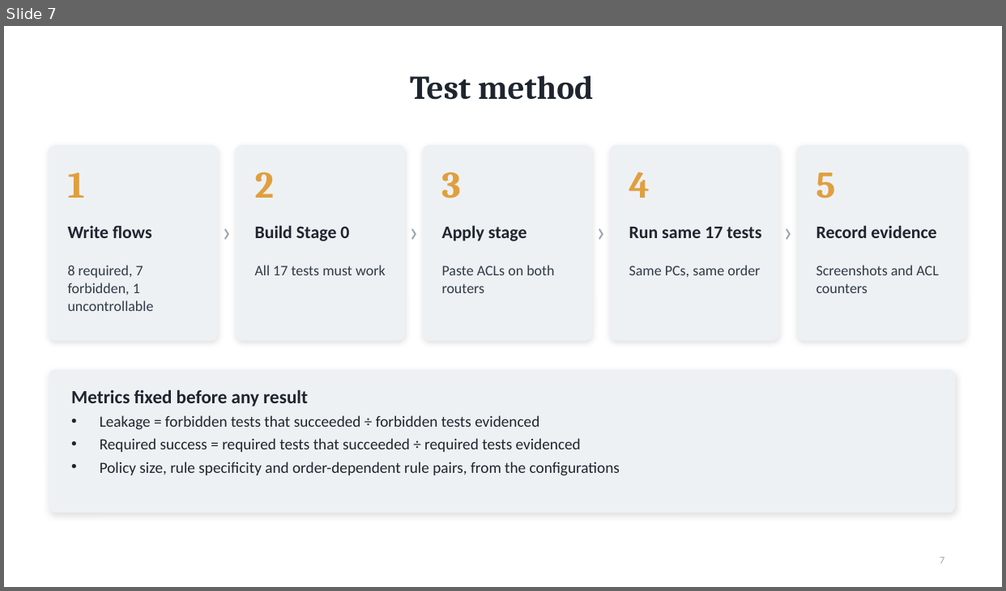
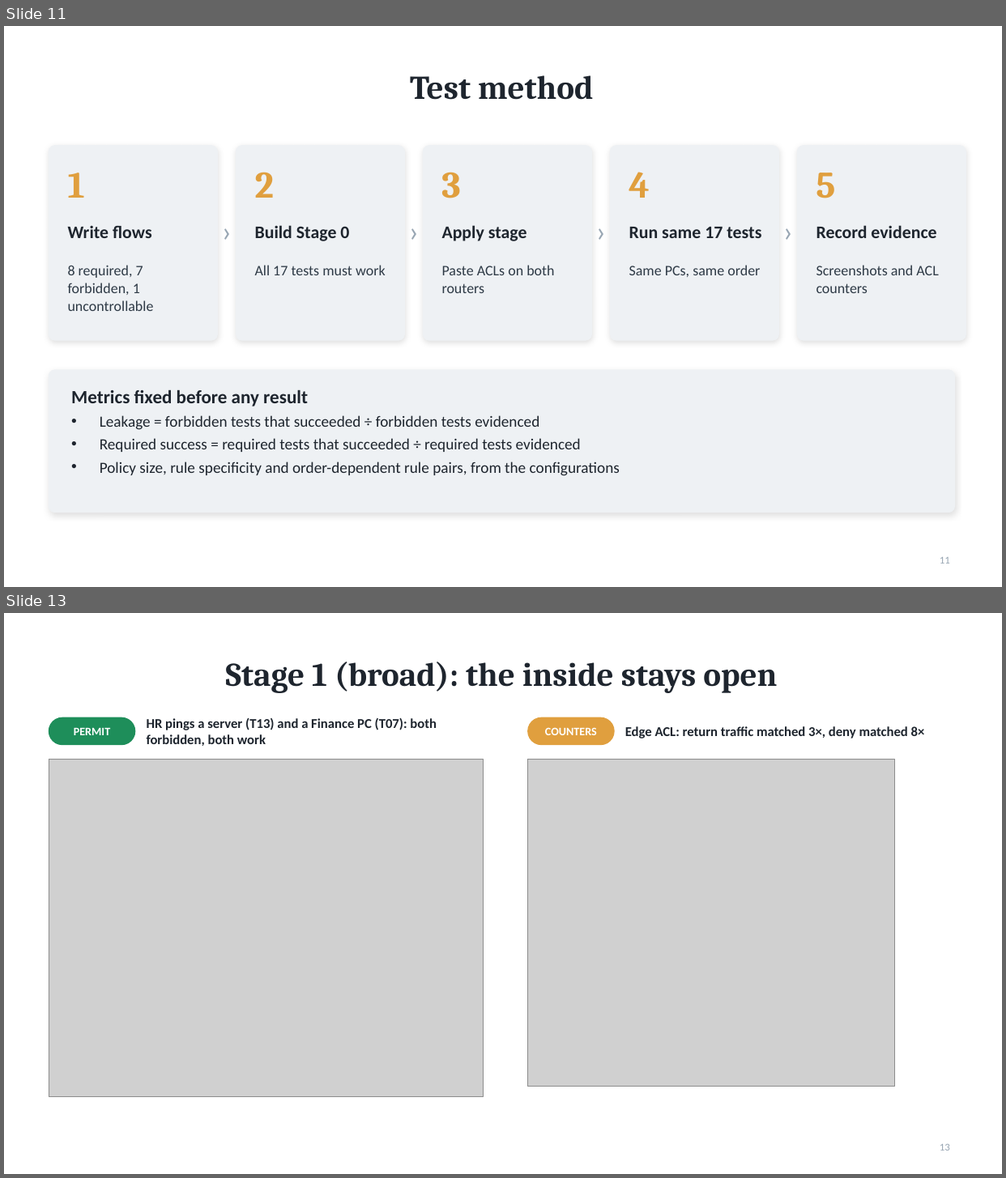
Before and after one commit to darshanpvt007-afk/firewall-policy-complexity-case-study, a slide deck: report/case-study-presentation.pptx. Shown one above the other, each under a label of ours: slide 7 before the commit, slides 11 and 13 after it; the slides between them are not shown. The pictures are 1006x591 and 1006x1178 pixels, drawn with LibreOffice and Linux fonts; fonts in the diff are those of the drawing; grey boxes stand for pictures. Boxes give left, top, right and bottom in pixels: in the first picture for what was removed or moved away, otherwise in the second. Text is boxed around its words. In the diff, an @@ line names an element or a change of style, - is before the commit and + after.

```diff
--- a/report/case-study-presentation.pptx
+++ b/report/case-study-presentation.pptx
@@ slide 13 added at <box>4,613,1002,1174</box>, background #FFFFFF @@
@@ title added at <box>226,662,777,693</box>, 32 pt, text #1E252E, bold @@
+Stage 1 (broad): the inside stays open
@@ rounded rectangle added at <box>49,717,135,745</box>, fill #1E8E5A, outline #1E8E5A 1 pt @@
@@ text added at <box>74,728,110,735</box>, 11 pt, text #FFFFFF, bold @@
+PERMIT
@@ text added at <box>147,718,437,746</box>, 13 pt, text #1E252E, bold @@
+HR pings a server (T13) and a Finance PC (T07): both forbidden, both work
@@ rounded rectangle added at <box>528,717,614,745</box>, fill #E09F3E, outline #E09F3E 1 pt @@
@@ text added at <box>545,727,597,735</box>, 11 pt, text #FFFFFF, bold @@
+COUNTERS
@@ text added at <box>625,726,925,739</box>, 13 pt, text #1E252E, bold @@
+Edge ACL: return traffic matched 3×, deny matched 8×
@@ picture added at <box>49,759,484,1097</box> @@
@@ picture added at <box>528,759,895,1086</box> @@
@@ page number added at <box>940,1144,950,1151</box>, 10 pt, text #98A6B3 @@
+13
@@ what was slide 7 is now slide 11 @@
@@ page number at <box>940,557,950,564</box>: text changed @@
-7
+11
```
Also in this commit, not shown: 1 slide changed, 9 other slides added, 2 other files.
